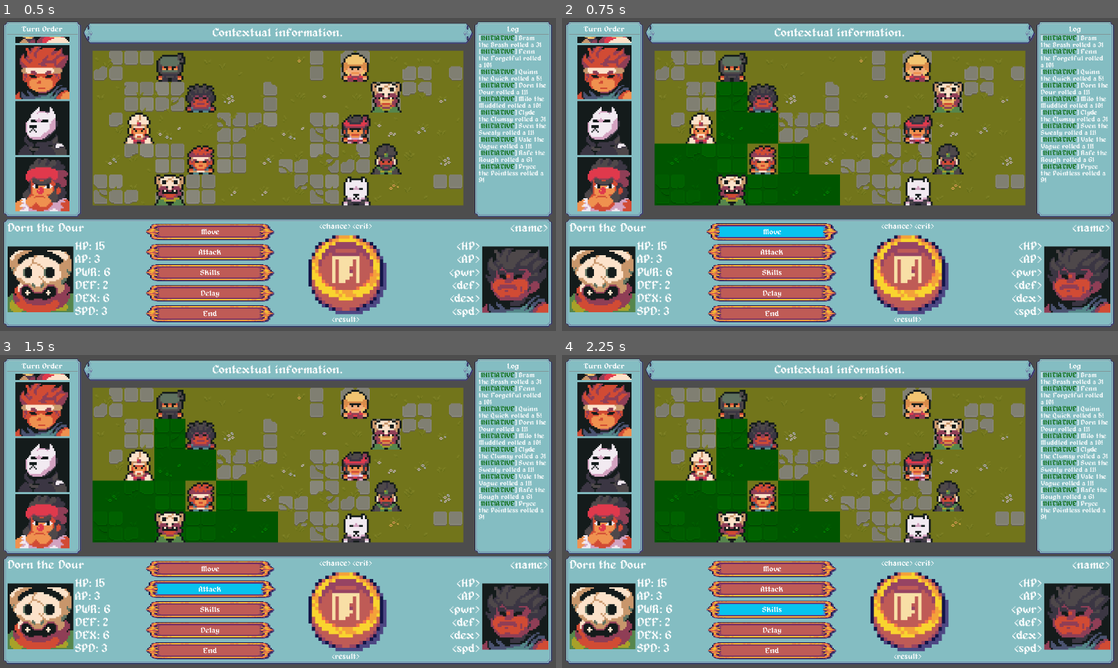
Above: before the commit, frames 1-4 (two rows, left to right).
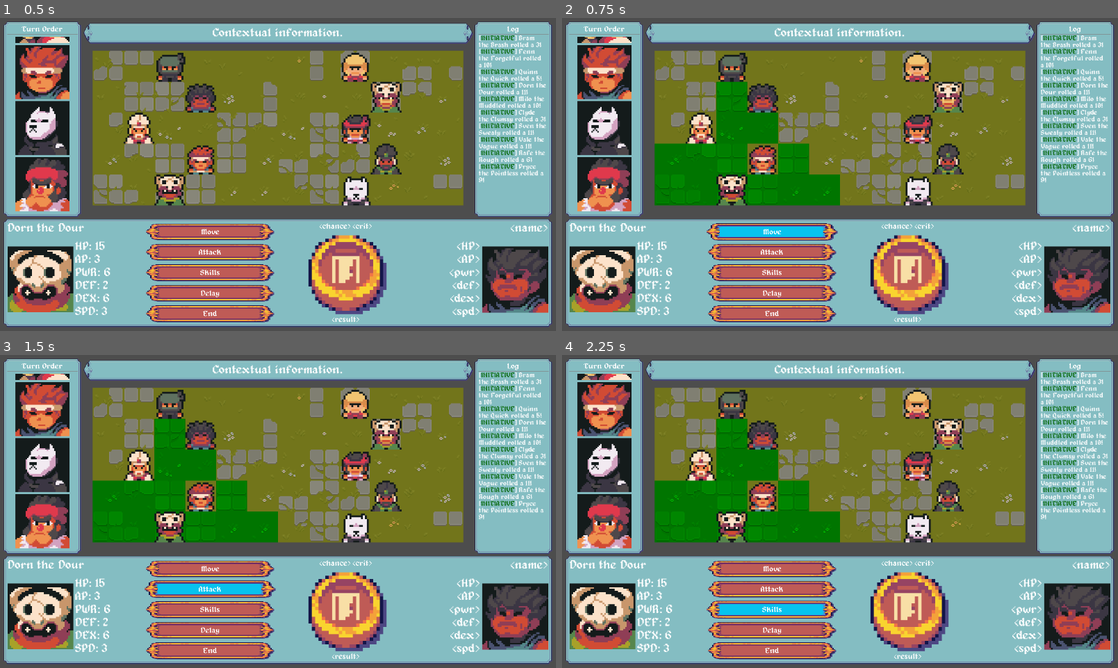
Above: after the commit, the same moments.

Repository: TheOnliestMattastic/Battle-Tactics-Arena
Game: Godot game, scene res://scenes/game.tscn
The game is run twice, just before and just after one commit, with the same random seed, the same clock (stepped at 60 frames per second) and the same inputs.
Inputs (mouse positions are in pixels of both pictures, inside the frame that each line leads up to):
- Up to frame 1 (0.5 s): no input
- Up to frame 2 (0.75 s): click (773, 230) at 0.5 s
- Up to frame 3 (1.5 s): click (211, 589) at 1.25 s
- Up to frame 4 (2.25 s): click (773, 608) at 2 s

Frame 1 is identical in both runs. In frame 2, 6.6% of the frame differs, in the area x 16-50%, y 20-60%; in frame 3, 6.6%; in frame 4, 6.6%.

Commit message:
Improved move mode logic.

Diff:
--- a/scenes/cell.tscn
+++ b/scenes/cell.tscn
@@ -4,6 +4,27 @@
 [ext_resource type="Texture2D" uid="uid://bt77eidvhb0ii" path="res://assets/sprites/tilesets/TS_grassBrick-32x32.png" id="2_0s7o3"]
 
 [sub_resource type="StyleBoxEmpty" id="StyleBoxEmpty_152gs"]
+
+[sub_resource type="StyleBoxFlat" id="StyleBoxFlat_0s7o3"]
+bg_color = Color(0.39308554, 0.3930855, 0.39308548, 0.5019608)
+corner_radius_top_left = 3
+corner_radius_top_right = 3
+corner_radius_bottom_right = 3
+corner_radius_bottom_left = 3
+
+[sub_resource type="StyleBoxFlat" id="StyleBoxFlat_nm02e"]
+bg_color = Color(0.65834, 0.65834, 0.6583398, 0.5019608)
+corner_radius_top_left = 3
+corner_radius_top_right = 3
+corner_radius_bottom_right = 3
+corner_radius_bottom_left = 3
+
+[sub_resource type="StyleBoxFlat" id="StyleBoxFlat_ds1sf"]
+bg_color = Color(0.11858133, 0.11858139, 0.11858136, 0.5019608)
+corner_radius_top_left = 3
+corner_radius_top_right = 3
+corner_radius_bottom_right = 3
+corner_radius_bottom_left = 3
 
 [sub_resource type="AtlasTexture" id="AtlasTexture_nm02e"]
 atlas = ExtResource("2_0s7o3")
@@ -17,6 +38,11 @@
 size_flags_vertical = 4
 mouse_filter = 1
 theme_override_styles/normal = SubResource("StyleBoxEmpty_152gs")
+theme_override_styles/pressed = SubResource("StyleBoxFlat_0s7o3")
+theme_override_styles/hover = SubResource("StyleBoxFlat_nm02e")
+theme_override_styles/hover_pressed = SubResource("StyleBoxFlat_0s7o3")
+theme_override_styles/disabled = SubResource("StyleBoxFlat_ds1sf")
+theme_override_styles/focus = SubResource("StyleBoxFlat_nm02e")
 script = ExtResource("1_152gs")
 
 [node name="TextureRect" type="TextureRect" parent="." unique_id=2145891241]
--- a/scenes/game.tscn
+++ b/scenes/game.tscn
@@ -905,6 +905,7 @@
 scale = Vector2(4, 4)
 data = ExtResource("15_bt5mj")
 
+[connection signal="actor_moved" from="." to="UI/GridMap" method="_on_game_actor_moved"]
 [connection signal="move_mode" from="UI" to="UI/GridMap" method="_on_ui_move_mode"]
 [connection signal="pressed" from="UI/HUD/baseBox/bottomPanel/innerMargin/contentBox/ActionMenu/actionMenu/moveButton" to="UI" method="_on_move_button_pressed"]
 [connection signal="cell_pressed" from="UI/GridMap" to="." method="_on_grid_map_cell_pressed"]
--- a/scripts/managers/display_manager.gd
+++ b/scripts/managers/display_manager.gd
@@ -70,19 +70,24 @@
 		combat_log.append_text("[[color=darkgreen]INITIATIVE[/color]] " + combatant.data.name + " rolled a " + str(Manifest.combatants[combatant]["init"]) + "![br]")
 
 # === Movement Range ===
+signal move_mode(tiles: Dictionary)
 var reachable = {}
-signal move_mode(tiles: Dictionary)
 func _on_move_button_pressed() -> void:
 	# toggle move mode then exit if false
 	game_master.is_moving = !game_master.is_moving
-	print(game_master.is_moving) # DEBUGGER
+	var actor = Manifest.queue[0]
+	var start_pos = Vector2i(actor.position / GameMaster.CELL_SIZE)
+
+	# clear highlights if not in move mode
 	if not game_master.is_moving:
+		grid_manager.toggle_obstacle(start_pos, true)
+		var grid = grid_manager.grid
+		for cell in grid:
+			grid[cell].modulate = Color(1, 1, 1, 1)
 		return
 
 	# setup
-	var actor = Manifest.queue[0]
 	var move_range = actor.data.spd
-	var start_pos = Vector2i(actor.position / GameMaster.CELL_SIZE)
 	var astar = grid_manager.astar
 
 	# clean data
@@ -96,5 +101,5 @@
 			var path = astar.get_id_path(start_pos, cell)
 			reachable[cell] = path.size() > 0 and path.size() - 1 <= move_range and not astar.is_point_solid(cell)
 
-	# highlight reachable tiles
+	# send dictionary to GridManager
 	move_mode.emit(reachable)
--- a/scripts/managers/game_master.gd
+++ b/scripts/managers/game_master.gd
@@ -36,19 +36,17 @@
 			display_manager.display_target(combatant)
 
 # === Move Actor ===
+signal actor_moved()
 func _on_grid_map_cell_pressed(coords: Vector2i) -> void:
-	# Exit if not in moving mode
-	if is_moving:
-		# store active actor's data
-		var actor = Manifest.queue[0]
-		var start = Vector2i(actor.position / CELL_SIZE)
-
-		# set starting pos as walkable
-		grid_manager.toggle_obstacle(start, false)
-		var path = grid_manager.find_path(start, coords)
-		for cell in path:
-			var target = Vector2(cell * 64)
-			var tween = create_tween()
-			tween.tween_property(actor, "position", target, 0.2)
-			await tween.finished
-		grid_manager.toggle_obstacle(coords, true) # set new position as unwalkable
+	if not is_moving: return # exit if not in moving mode
+	var active_actor = Manifest.queue[0]
+	var start_pos = Vector2i(active_actor.position / CELL_SIZE)
+	var path = grid_manager.find_path(start_pos, coords)
+	for cell in path:
+		var target = Vector2(cell * 64)
+		var tween = create_tween()
+		tween.tween_property(active_actor, "position", target, 0.2) # move along path
+		await tween.finished
+	grid_manager.toggle_obstacle(coords, true) # set new position as unwalkable
+	is_moving = false # exit moving mode
+	actor_moved.emit()
--- a/scripts/managers/grid_manager.gd
+++ b/scripts/managers/grid_manager.gd
@@ -39,6 +39,7 @@
 		var coords = Vector2i(x,y)
 		grid[coords] = cell
 
+# === Select Random Tile from Tilesheet ===
 func randomize_tile(tile):
 	var tile_size = Cell.SIZE
 	var sheet_cols = tilesheet.get_width() / tile_size.x
@@ -49,7 +50,13 @@
 	if tile.has_method("set_tile"):
 		tile.set_tile(tilesheet, tile_size, random_tile_coords)
 
+# === Highlight Movement Range ===
 func _on_ui_move_mode(tiles: Dictionary) -> void:
 	for walkable in tiles:
 		if tiles[walkable] == true:
-			grid[walkable].modulate = Color(0.0, 0.725, 0.0, 1.0)
+			grid[walkable].modulate = Color(0.0, 1.0, 0.0, 1.0)
+
+# === Remove Movement Range Highlight ===
+func _on_game_actor_moved() -> void:
+	for cell in grid:
+		grid[cell].modulate = Color(1, 1, 1, 1)
--- a/scripts/manifest.gd
+++ b/scripts/manifest.gd
@@ -4,8 +4,9 @@
 const GRID_SIZE: Vector2 = GameMaster.GRID_SIZE
 const CELL_SIZE: Vector2 = GameMaster.CELL_SIZE
 
+# === Lists ===
 var combatants: Dictionary
-var queue: Array [Actor] = []
+var queue: Array [Actor]
 
 func add_combatants(actors: Array[Actor]) -> void:
 	for actor in actors:
--- a/scripts/scenes/cell.gd
+++ b/scripts/scenes/cell.gd
@@ -14,5 +14,4 @@
 	atlas.atlas = sheet
 	# Define which 32x32 area to show
 	atlas.region = Rect2(coords.x * tile_size.x, coords.y * tile_size.y, tile_size.x, tile_size.y)
-
 	texture_display.texture = atlas
